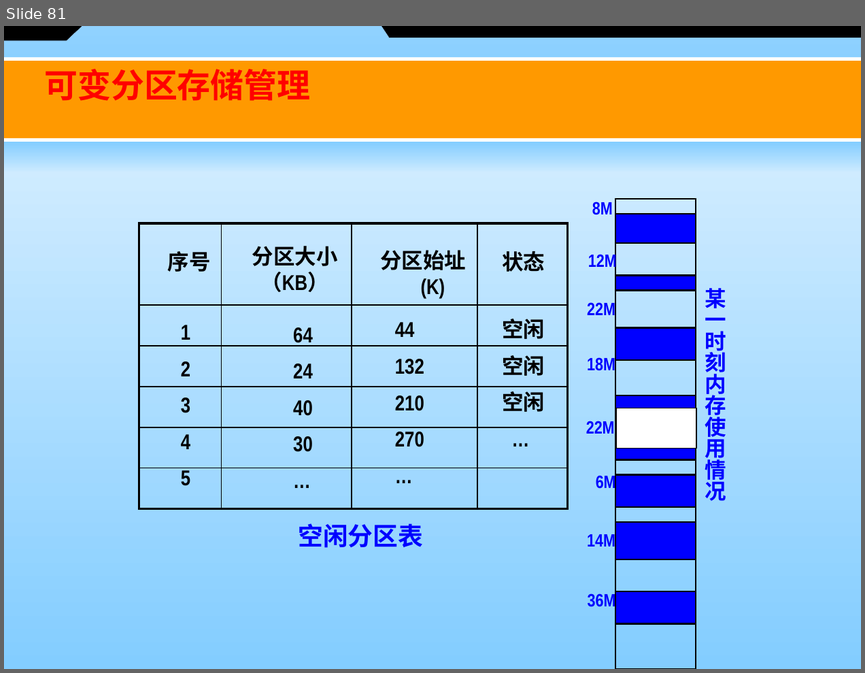
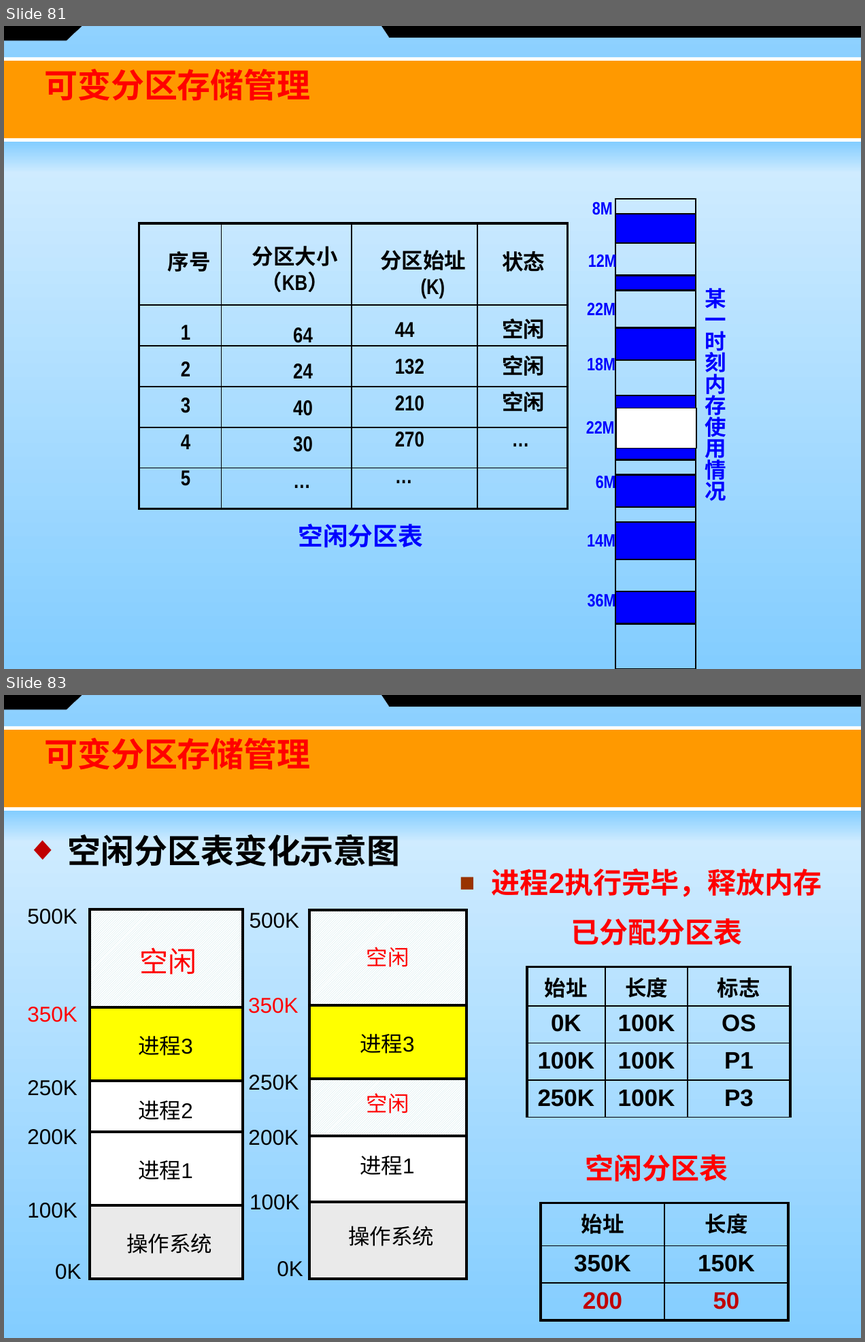
Before and after one commit to zeemeil/zeemeil.github.io, a slide deck: files/2025_2_OS/0930_OS_ch4_memory.pptx. Shown one above the other, each under a label of ours: slide 81 before the commit, slides 81 and 83 after it; the slides between them are not shown. The pictures are 865x673 and 865x1342 pixels, drawn with LibreOffice and Linux fonts; fonts in the diff are those of the drawing. Boxes give left, top, right and bottom in pixels: in the first picture for what was removed or moved away, otherwise in the second. Text is boxed around its words. In the diff, an @@ line names an element or a change of style, - is before the commit and + after.

```diff
--- a/files/2025_2_OS/0930_OS_ch4_memory.pptx
+++ b/files/2025_2_OS/0930_OS_ch4_memory.pptx
@@ slide 83 added at (x1=4, y1=695, x2=861, y2=1338), background #000000; not listed: 6 template elements that a slide beside it also shows @@
@@ text added at (x1=44, y1=738, x2=310, y2=770), 28 pt, text #FF0000, bold @@
+可变分区存储管理
@@ text added at (x1=68, y1=834, x2=400, y2=866), 28 pt, text #000000, bold @@
+  ◆ 空闲分区表变化示意图
@@ text added at (x1=492, y1=868, x2=821, y2=897), 24 pt, text #FF0000, bold @@
+■ 进程2执行完毕，释放内存
@@ text added at (x1=570, y1=918, x2=742, y2=945), 24 pt, text #FF0000, bold @@
+已分配分区表
@@ table added at (x1=527, y1=966, x2=789, y2=1117), 4 rows, 3 columns @@
+始址 | 长度 | 标志
+0K | 100K | OS
+100K | 100K | P1
+250K | 100K | P3
@@ group added at (x1=27, y1=909, x2=242, y2=1279): 11 texts, 6 rectangles @@
+进程1
+操作系统
+进程2
+0K
+100K
+200K
+250K
+500K
+进程3
+空闲
+350K
@@ group added at (x1=248, y1=910, x2=466, y2=1278): 11 texts, 5 rectangles @@
+进程1
+操作系统
+0K
+100K
+200K
+250K
+500K
+进程3
+空闲
+350K
+空闲
@@ text added at (x1=585, y1=1154, x2=728, y2=1181), 24 pt, text #FF0000, bold @@
+空闲分区表
@@ table added at (x1=541, y1=1203, x2=787, y2=1321), 3 rows, 2 columns @@
+始址 | 长度
+350K | 150K
+200 | 50
```
Also in this commit, not shown: 1 slide changed, 5 other slides added, 4 other files.
